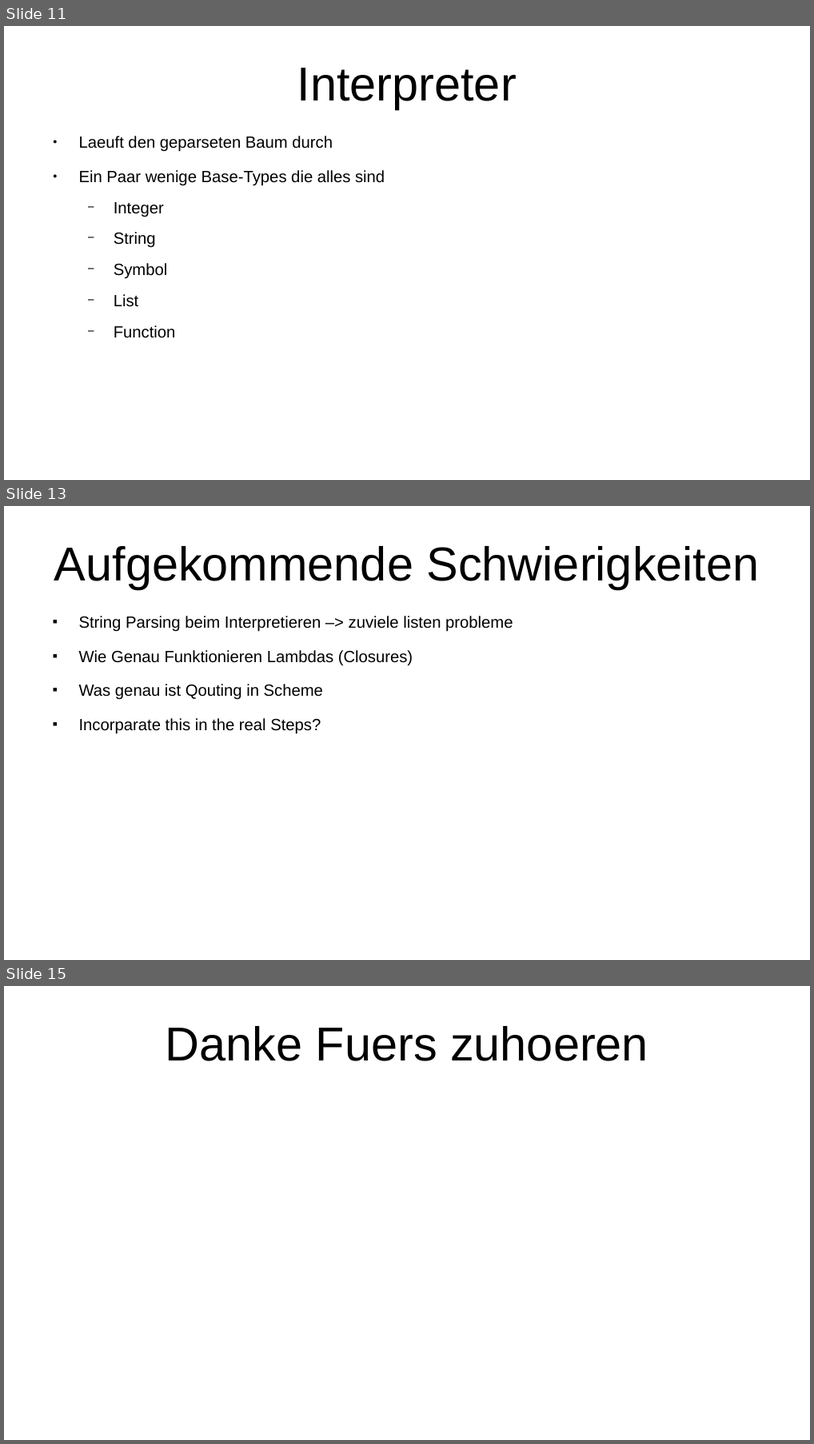
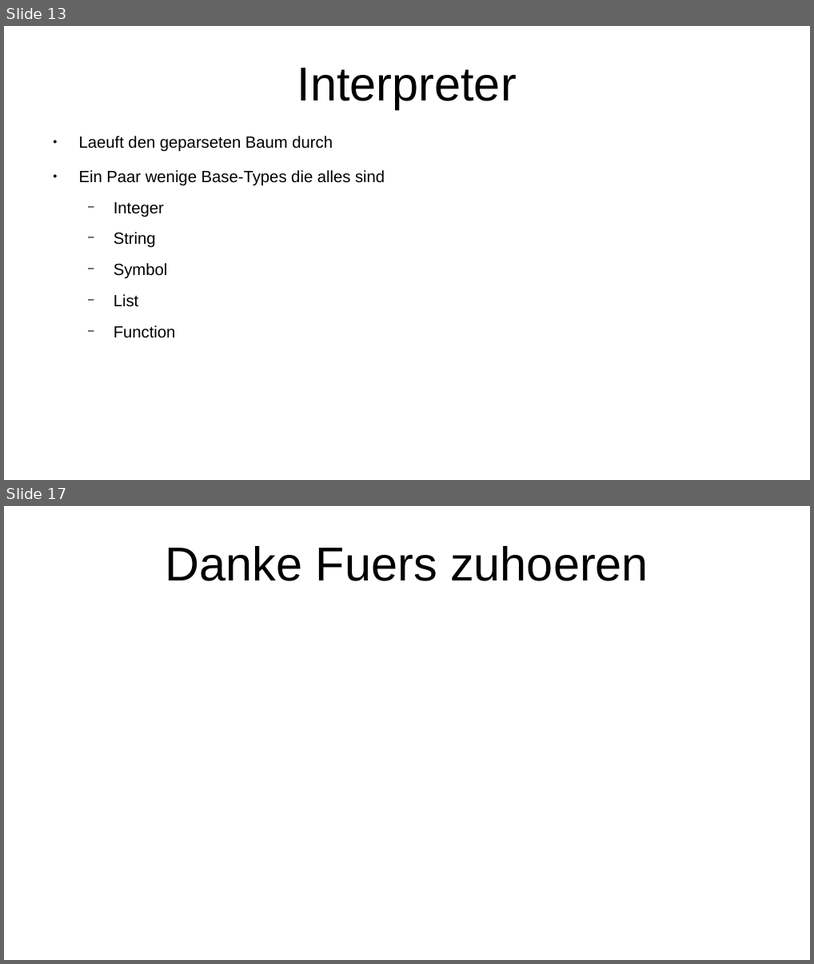
Before and after one commit to Iquiji/little-schemer-talk, a slide deck: Talk Engineering Day 2-6-2022.odp. Shown one above the other, each under a label of ours: slides 11, 13 and 15 before the commit, slides 13 and 17 after it; the slides between them are not shown. The pictures are 814x1444 and 814x964 pixels, drawn with LibreOffice and Linux fonts; fonts in the diff are those of the drawing. Boxes give left, top, right and bottom in pixels: in the first picture for what was removed or moved away, otherwise in the second. Text is boxed around its words. In the diff, an @@ line names an element or a change of style, - is before the commit and + after.

```diff
--- a/Talk Engineering Day 2-6-2022.odp
+++ b/Talk Engineering Day 2-6-2022.odp
@@ slide 13 removed at box(4, 506, 810, 960), background #FFFFFF @@
@@ title removed at box(54, 546, 760, 589) @@
-Aufgekommende Schwierigkeiten
@@ text removed at box(79, 616, 513, 734) @@
-■ String Parsing beim Interpretieren –> zuviele listen probleme
-■ Wie Genau Funktionieren Lambdas (Closures)
-■ Was genau ist Qouting in Scheme
-■ Incorparate this in the real Steps?
@@ what was slide 11 is now slide 13 @@
@@ what was slide 15 is now slide 17 @@
```
Also in this commit, not shown: 6 slides changed, 4 slides added, 1 other slide removed.
